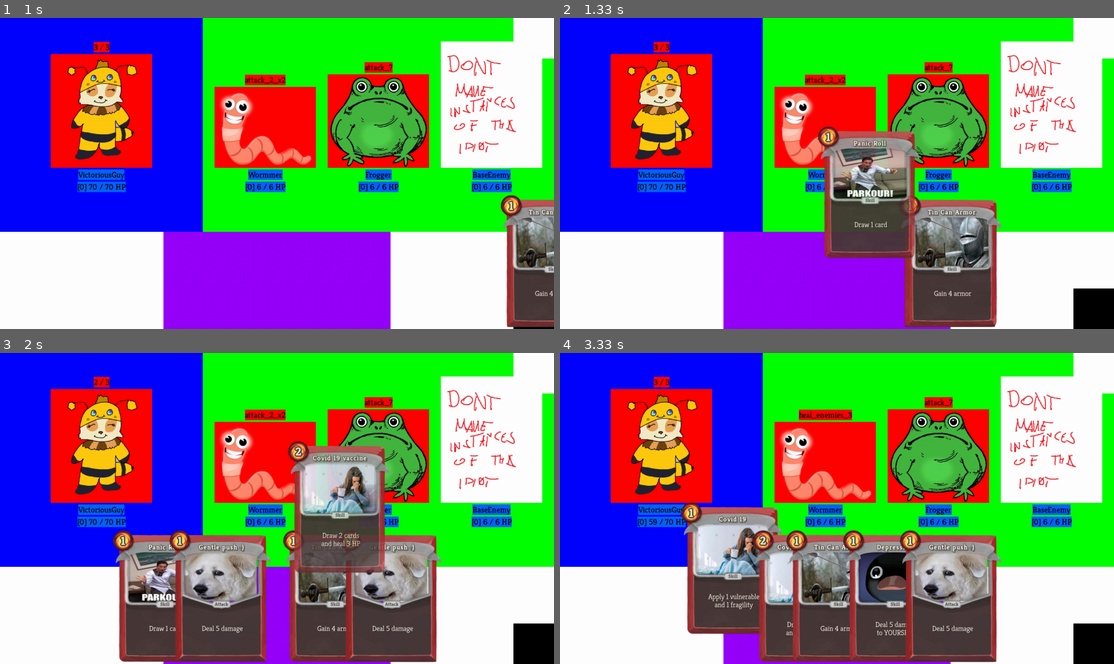
Above: before the commit, frames 1-4 (two rows, left to right).
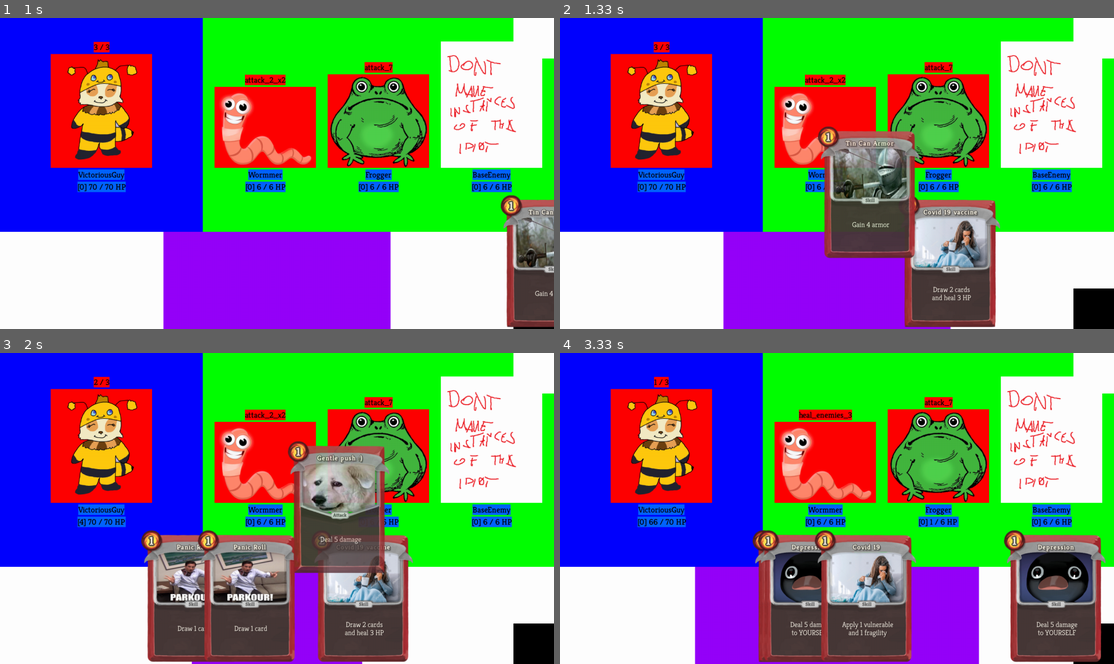
Above: after the commit, the same moments.

Repository: DawidKrolikiewicz/SlayTheSpire-WITH-PYGAME
Game: pygame game, started from CardGame/GameFolder/main.py
Same seed, same stepped clock (60 frames per second), same inputs: the game is played once before the commit and once after it.
Inputs (mouse positions are in pixels of both pictures, inside the frame that each line leads up to):
- Up to frame 1 (1 s): press the mouse at (22, 36) at 0.87 s; move the mouse to (83, 73) at 0.97 s
- Up to frame 2 (1.33 s): release the mouse at (704, 111) at 1.1 s; press the mouse at (1014, 260) at 1.2 s; move the mouse to (870, 192) at 1.3 s
- Up to frame 3 (2 s): release the mouse at (160, 458) at 1.43 s; press the mouse at (293, 595) at 1.53 s; move the mouse to (277, 608) at 1.63 s; release the mouse at (265, 620) at 1.77 s; press the mouse at (293, 595) at 1.87 s; move the mouse to (337, 505) at 1.97 s
- Up to frame 4 (3.33 s): release the mouse at (942, 418) at 2.1 s; click (1091, 642) at 2.22 s; press the mouse at (1036, 595) at 2.53 s; move the mouse to (903, 527) at 2.63 s; release the mouse at (764, 458) at 2.77 s; press the mouse at (1091, 371) at 2.87 s; move the mouse to (909, 452) at 2.97 s; release the mouse at (720, 533) at 3.1 s; press the mouse at (582, 371) at 3.2 s; move the mouse to (626, 440) at 3.3 s

Frame 1 is identical in both runs. In frame 2, 4.9% of the frame differs, in the area x 49-80%, y 39-99%; in frame 3, 19%; in frame 4, 26%, in the area x 16-99%, y 7-100%.

Commit message:
better event_listener dla kart (teraz static yoooo)

Diff:
--- a/CardGame/GameFolder/cardsFile.py
+++ b/CardGame/GameFolder/cardsFile.py
@@ -1,6 +1,27 @@
 import random
 import enum
 import pygame
+
+
+def event_listener(ev, player, list_of_enemies, play_rect):
+    # COMBAT ENCOUNTER EVENT LISTENER
+    if player.current_room.__class__.__name__ == "CombatEncounter":
+        pos = pygame.mouse.get_pos()
+        if ev.type == pygame.MOUSEBUTTONDOWN and player.highlight is not None and player.drag is None:
+            player.drag = player.highlight
+            player.drag.image.set_alpha(200)
+        if ev.type == pygame.MOUSEBUTTONUP and player.drag is not None:
+            player.drag.image.set_alpha(255)
+            if player.drag.target is Targeting.ANY:
+                if play_rect.collidepoint(pos):
+                    print(f"Playing {player.drag.name}!")
+                    player.play_card(player, list_of_enemies, None, player.drag)
+            elif player.drag.target is Targeting.ENEMY:
+                for enemy in list_of_enemies:
+                    if enemy.rect_sprite.collidepoint(pos):
+                        print(f"Playing {player.drag.name} on {enemy.name}!")
+                        player.play_card(player, list_of_enemies, enemy, player.drag)
+            player.drag = None
 
 
 # ====================== TARGETING =======================
@@ -32,27 +53,6 @@
         # SHOP RELATED
         self.price_range = (0, 0)
         self.weight = 0
-
-    def event_listener(self, ev, player, list_of_enemies, play_rect):
-        # COMBAT ENCOUNTER EVENT LISTENER
-        if player.current_room.__class__.__name__ == "CombatEncounter":
-            pos = pygame.mouse.get_pos()
-            if ev.type == pygame.MOUSEBUTTONDOWN:
-                if self.rect.collidepoint(pos) and player.drag is None:
-                    player.drag = self
-                    self.image.set_alpha(200)
-            if ev.type == pygame.MOUSEBUTTONUP and player.drag == self:
-                self.image.set_alpha(255)
-                if self.target is Targeting.ANY:
-                    if play_rect.collidepoint(pos):
-                        print(f"Playing {self.name}!")
-                        player.play_card(player, list_of_enemies, None, self)
-                elif self.target is Targeting.ENEMY:
-                    for enemy in list_of_enemies:
-                        if enemy.rect_sprite.collidepoint(pos):
-                            print(f"Playing {self.name} on {enemy.name}!")
-                            player.play_card(player, list_of_enemies, enemy, self)
-                player.drag = None
 
     def update(self, screen, player, index, hand_rect):
         # COMBAT ENCOUNTER UPDATE
--- a/CardGame/GameFolder/roomsFile.py
+++ b/CardGame/GameFolder/roomsFile.py
@@ -138,8 +138,7 @@
                     player.end_turn()
                     print(f"END TURN")
                     self.state = 3
-        for card in player.hand:
-            card.event_listener(ev, player, self.list_of_enemies, self.bg_play_rect)
+        cardsFile.event_listener(ev, player, self.list_of_enemies, self.bg_play_rect)
 
     def update(self, screen, player):
         # Draw backgrounds Rects
